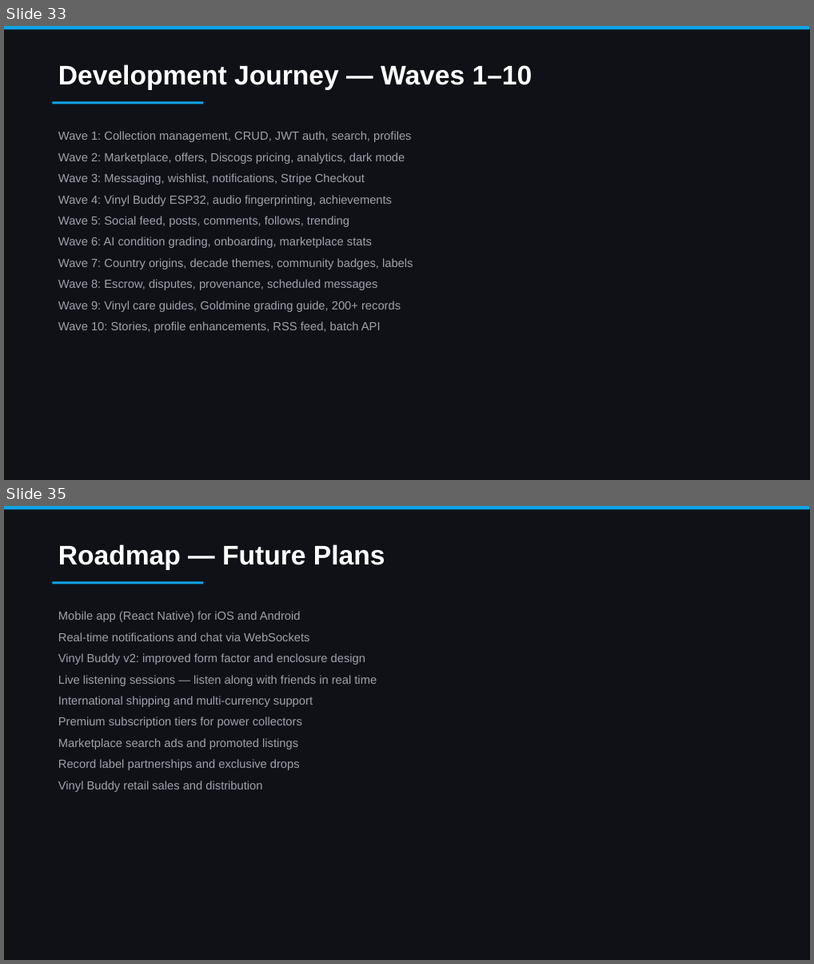
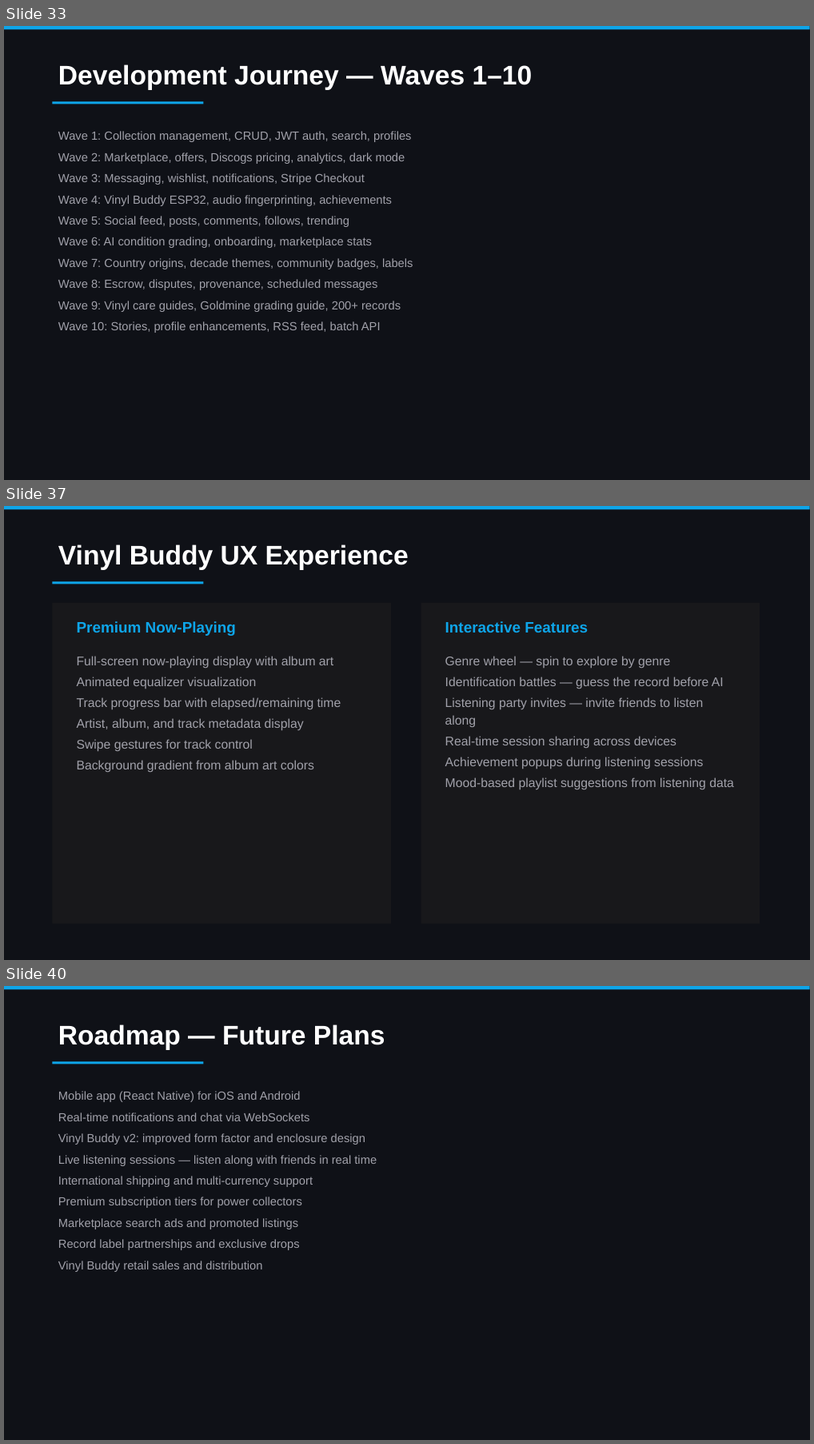
Before and after one commit to colelevy08/groovestack, a slide deck: GrooveStack_Overview.pptx. Shown one above the other, each under a label of ours: slides 33 and 35 before the commit, slides 33, 37 and 40 after it; the slides between them are not shown. The pictures are 814x964 and 814x1444 pixels, drawn with LibreOffice and Linux fonts; fonts in the diff are those of the drawing. Boxes give left, top, right and bottom in pixels: in the first picture for what was removed or moved away, otherwise in the second. Text is boxed around its words. In the diff, an @@ line names an element or a change of style, - is before the commit and + after.

```diff
--- a/GrooveStack_Overview.pptx
+++ b/GrooveStack_Overview.pptx
@@ slide 37 added at [4,506,810,960], background #0F1117 @@
@@ rectangle added at [4,506,810,510], fill #0EA5E9 @@
@@ text added at [58,544,409,570], 32 pt, text #FFFFFF, bold @@
+Vinyl Buddy UX Experience
@@ rectangle added at [52,582,204,584], fill #0EA5E9 @@
@@ rectangle added at [52,603,391,924], fill #18181B @@
@@ text added at [77,621,236,636], 18 pt, text #0EA5E9, bold @@
+Premium Now-Playing
@@ rectangle added at [422,603,760,924], fill #18181B @@
@@ text added at [446,621,588,632], 18 pt, text #0EA5E9, bold @@
+Interactive Features
@@ text added at [77,656,342,772], 15 pt, text #A1A1AA @@
+Full-screen now-playing display with album art
+Animated equalizer visualization
+Track progress bar with elapsed/remaining time
+Artist, album, and track metadata display
+Swipe gestures for track control
+Background gradient from album art colors
@@ text added at [446,656,734,789], 15 pt, text #A1A1AA @@
+Genre wheel — spin to explore by genre
+Identification battles — guess the record before AI
+Listening party invites — invite friends to listen along
+Real-time session sharing across devices
+Achievement popups during listening sessions
+Mood-based playlist suggestions from listening data
@@ what was slide 35 is now slide 40 @@
```
Also in this commit, not shown: 7 slides changed, 4 other slides added, 7 other files.
